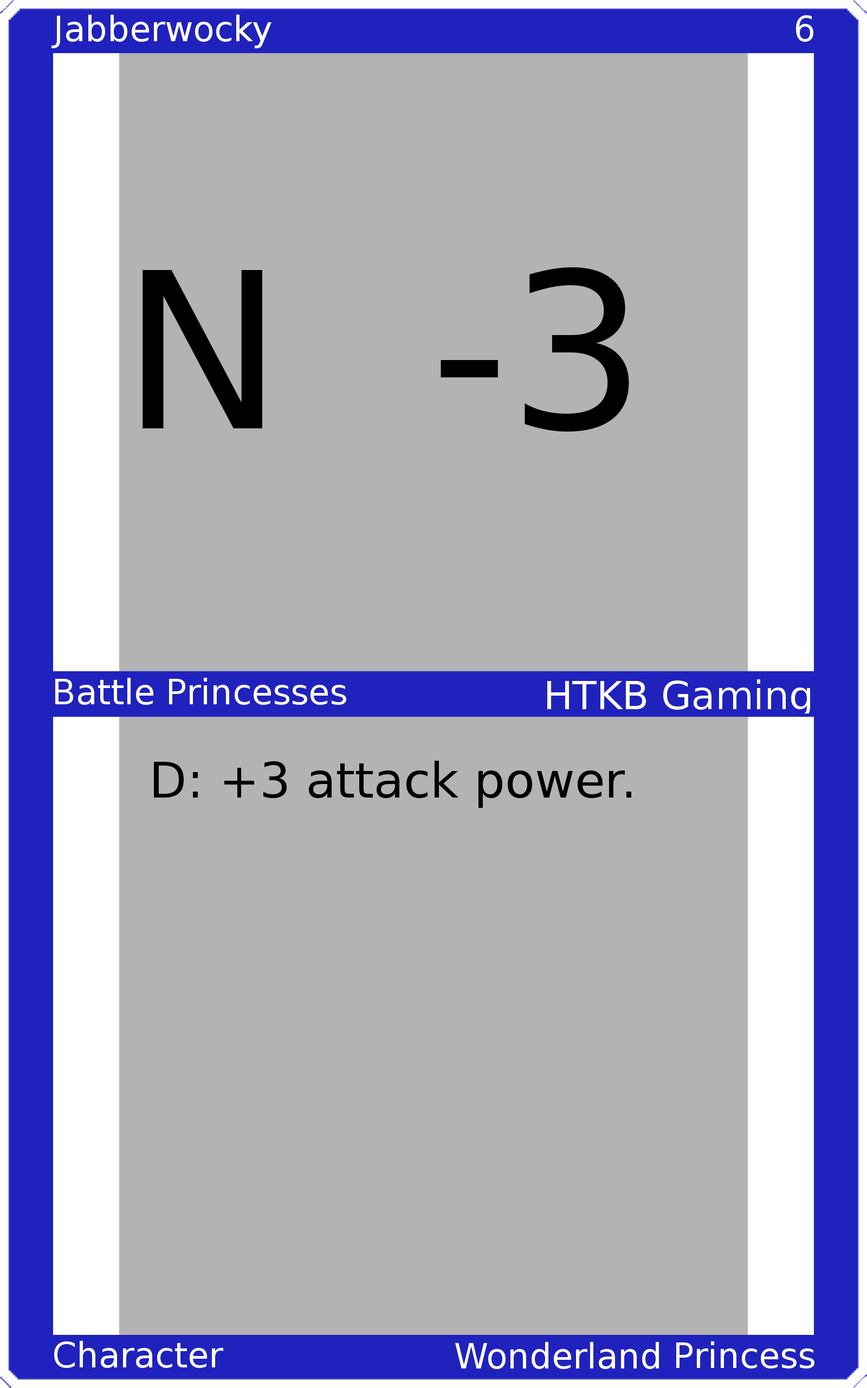
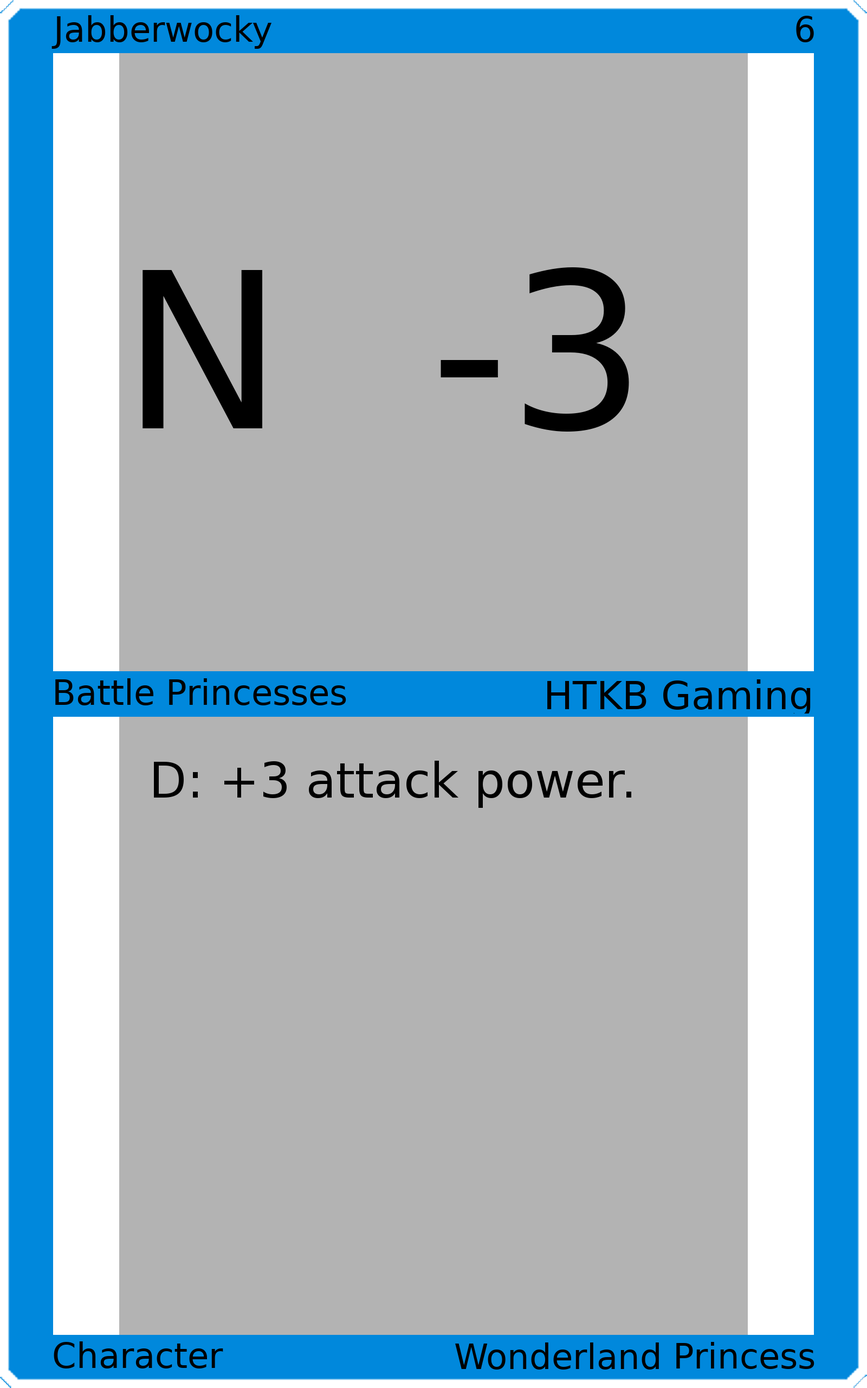
Two versions of the same layered image (867 x 1388). Layer-by-layer changes:
painted on "Upper Left" over [51, 14, 272, 49]
painted on "Upper Right" over [796, 15, 815, 43]
painted on "Mid Left" over [55, 677, 347, 706]
painted on "Mid Right" over [547, 679, 811, 714]
painted on "Bottom Left" over [53, 1340, 224, 1369]
painted on "Bottom Right" over [455, 1340, 815, 1370]
painted on "Border" over [0, 0, 867, 1388]
